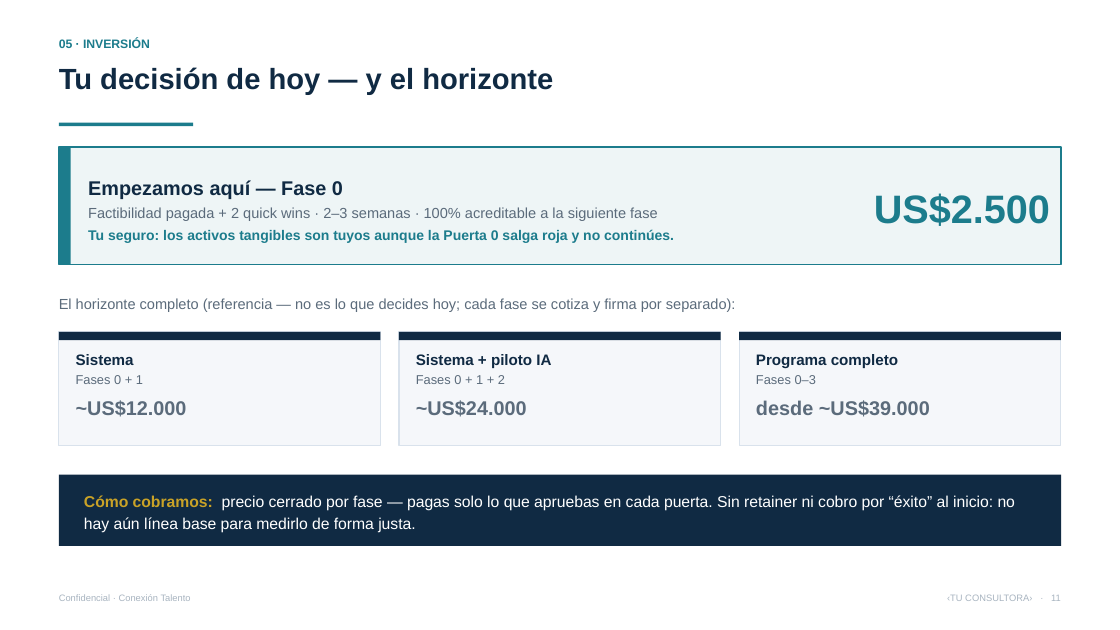
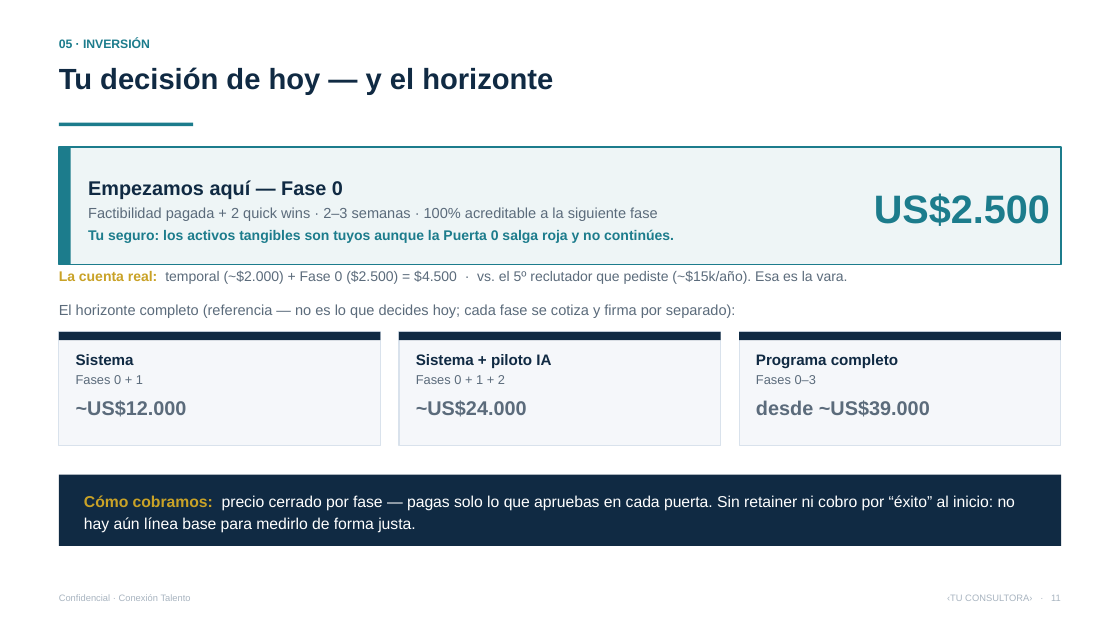
Before and after one commit to vverlaine/conexion-talento-ia, a slide deck: slide 11 of 04-propuesta/Presentacion-Conexion-Talento.pptx. Drawn at 1120x630 pixels with LibreOffice and Linux fonts; fonts in the diff are those of the drawing. Boxes give left, top, right and bottom in pixels: in the first picture for what was removed or moved away, otherwise in the second. Text is boxed around its words. In the diff, an @@ line names an element or a change of style, - is before the commit and + after.

```diff
--- a/04-propuesta/Presentacion-Conexion-Talento.pptx
+++ b/04-propuesta/Presentacion-Conexion-Talento.pptx
@@ text "El horizonte completo (referencia — ...": place and size @@
-text "El horizonte completo (referencia — ..." at [59, 298, 736, 312]
+text "El horizonte completo (referencia — ..." at [59, 304, 736, 318]
@@ text added at [59, 271, 848, 284], 12 pt, text #5B6B7B @@
+La cuenta real: temporal (~$2.000) + Fase 0 ($2.500) = $4.500 · vs. el 5º reclutador que pediste (~$15k/año). Esa es la vara.
```
Also in this commit, not shown: 2 other slides changed, 5 other files.
